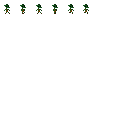
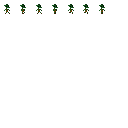
Before/after of a 128x128 layered artwork. What changed in the layer stack:
added layer "Layer 1" above "GoblinMantransp 4" over [99, 4, 105, 14]
